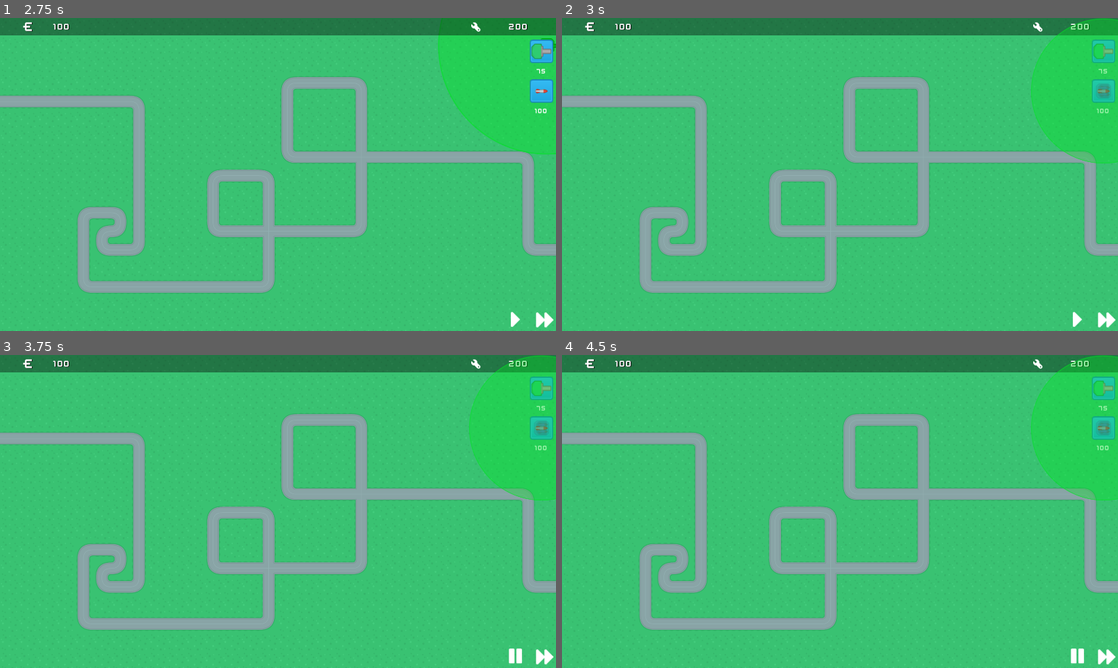
Above: before the commit, frames 1-4 (two rows, left to right).
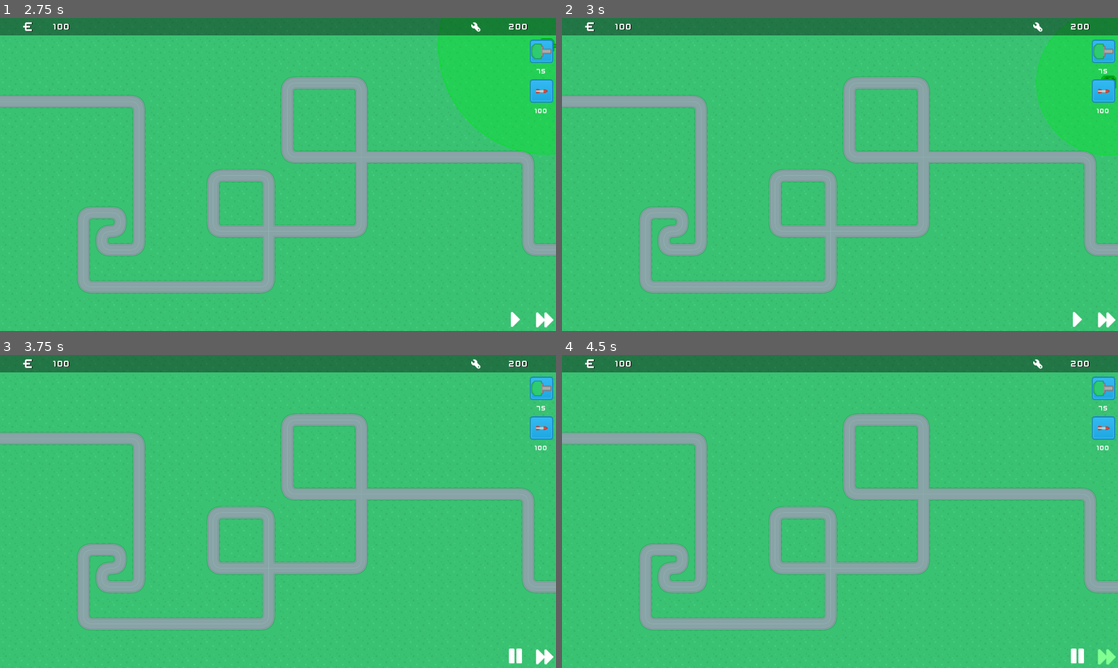
Above: after the commit, the same moments.

Repository: Sondervick/PWS-TowerDefense-Game
Game: Godot game, scene res://Scenes/scene_handler.tscn
Two runs of this game, one before a commit and one after it. Both use one fixed random seed, a clock stepped at 60 frames per second and the inputs below.
Inputs (mouse positions are in pixels of both pictures, inside the frame that each line leads up to):
- Up to frame 1 (2.75 s): click "SELECT LEVEL" at 0.5 s; click "MANUAL AIM" at 1.25 s; click (539, 52) at 2 s
- Up to frame 2 (3 s): click (1101, 89) at 2.75 s
- Up to frame 3 (3.75 s): click (517, 655) at 3.5 s
- Up to frame 4 (4.5 s): click (1106, 655) at 4.25 s

Frame 1 is identical in both runs. In frame 2, 1.8% of the frame differs, in the area x 84-100%, y 0-47%; in frame 3, 5.9%; in frame 4, 6.0%, in the area x 84-100%, y 0-99%.
Error before the commit: Invalid assignment of property or key 'position' with value of type 'Vector2' on a base object of type 'null instance'. (res://Scenes/UI.gd:47)

Commit message:
:bug: :sparkles:
:bug: fixed tower spam bug
:sparkles: added fast forward indicator

Diff:
--- a/Scenes/GameScene.gd
+++ b/Scenes/GameScene.gd
@@ -126,7 +126,8 @@
 	build_valid = true
 	#Then remove TowerPreview node
 	#queue_free() will do it on the next available frame.
-	get_node("UI/TowerPreview").queue_free()
+	#free() will do it on this frame
+	get_node("UI/TowerPreview").free()
 
 func verifyAndBuild():
 	#If the build is on a valid place
--- a/Scenes/GameScene.tscn
+++ b/Scenes/GameScene.tscn
@@ -11,6 +11,7 @@
 [ext_resource type="Texture2D" uid="uid://dw7l67qxoe84u" path="res://Assets/UI/Menu/fastForward.png" id="9_6mwi2"]
 [ext_resource type="FontFile" uid="uid://cmvhle8a2rai2" path="res://Assets/Fonts/Kenney Future Narrow.ttf" id="10_vwsyo"]
 [ext_resource type="Texture2D" uid="uid://h8hfcvhgcdfp" path="res://Assets/UI/Art/wrench.png" id="11_18sn2"]
+[ext_resource type="Texture2D" uid="uid://dhtxlgd1dqpm3" path="res://Assets/UI/Menu/FastForwardPressed.png" id="11_xcjlp"]
 
 [node name="GameScene" type="Node2D"]
 script = ExtResource("1_evaqv")
@@ -120,7 +121,9 @@
 [node name="SpeedUp" type="TextureButton" parent="UI/HUD/GameControls"]
 custom_minimum_size = Vector2(80, 80)
 layout_mode = 2
+toggle_mode = true
 texture_normal = ExtResource("9_6mwi2")
+texture_pressed = ExtResource("11_xcjlp")
 stretch_mode = 0
 
 [node name="InfoBar" type="ColorRect" parent="UI/HUD"]
--- a/Scenes/Maps/Map1.tscn
+++ b/Scenes/Maps/Map1.tscn
@@ -77,6 +77,8 @@
 6:1/0/terrain = 0
 6:1/0/terrains_peering_bit/left_side = 0
 6:1/0/terrains_peering_bit/top_side = 0
+0:0/0 = 0
+0:1/0 = 0
 
 [sub_resource type="TileSet" id="TileSet_cxhwb"]
 tile_size = Vector2i(64, 64)
--- a/Scenes/UI.gd
+++ b/Scenes/UI.gd
@@ -44,6 +44,11 @@
 
 func updateTowerPreview(new_pos, color):
 	#Getting the TowerPreview node, setting the position to the new position
+
+	if get_node("TowerPreview").position == null:
+		get_parent().cancelBuildMode()
+		return
+
 	get_node("TowerPreview").position = new_pos
 	#If the DragTower node's color is not equal to the given color
 	if get_node("TowerPreview/DragTower").modulate != Color(color):
--- a/Scenes/UIScenes/Changelog.tscn
+++ b/Scenes/UIScenes/Changelog.tscn
@@ -109,11 +109,12 @@
 - Tower prices
 
 Changed:
-- Fixed health indicator
+- Fixed health indicator (Wrench)
+- Added fast forward indicator (now turns green when enabled)
 
 BUG FIXES:
-sprite (wrench)
 - When the enemy leaves the map, no longer grant money (Sten)
+- Crashes when spamming buy enemy (sten)
 
 
 
Binary file added: Assets/UI/Menu/FastForwardPressed.png
Not shown, added: Assets/UI/Menu/FastForwardPressed.png.import
Not shown: 1 places in Scenes/GameScene.tscn that only renumber resources
